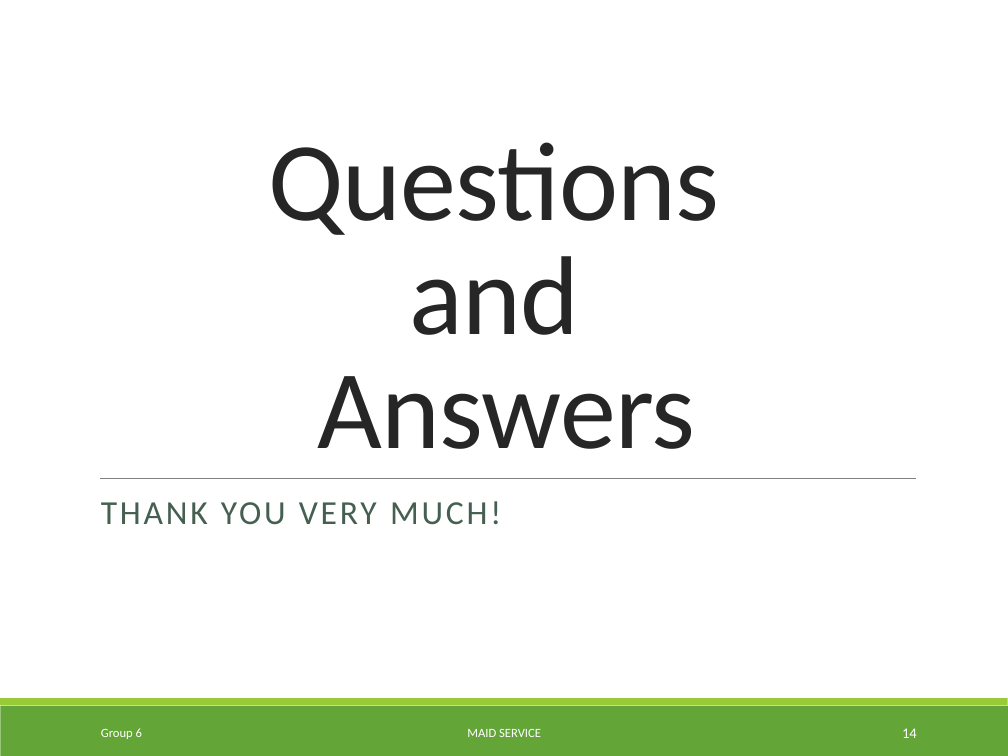
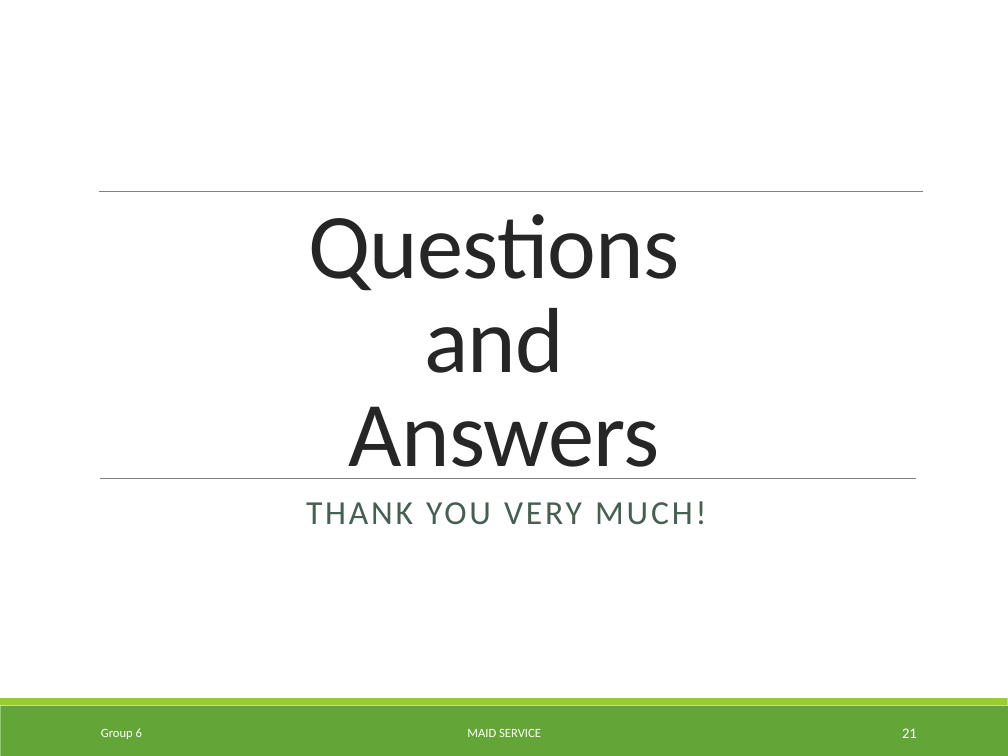
Before and after one commit to TuanBT/ms-website, a slide deck: slide 21 of 06.Personal Archives/02.TuyenMQ/MS_Slide.pptx (slide 14 before the commit). Drawn at 1008x756 pixels with LibreOffice and Linux fonts; fonts in the diff are those of the drawing; background and template pictures are left out. Boxes give left, top, right and bottom in pixels: in the first picture for what was removed or moved away, otherwise in the second. Text is boxed around its words. In the diff, an @@ line names an element or a change of style, - is before the commit and + after.

```diff
--- a/06.Personal Archives/02.TuyenMQ/MS_Slide.pptx
+++ b/06.Personal Archives/02.TuyenMQ/MS_Slide.pptx
@@ line added from (99, 192) to (922, 192), #808080 0.5 pt @@
@@ title "Questions and Answers": place and size @@
-title "Questions and Answers" at [268, 142, 720, 449]
+title "Questions and Answers" at [308, 214, 680, 479]
@@ title "Questions and Answers" at [308, 214, 680, 479]: size 80 to 66 pt @@
@@ text "THANK YOU VERY MUCH!" at [306, 501, 706, 525]: alignment left to centre @@
@@ page number at [902, 728, 917, 738]: text changed @@
-14
+21
```
Also in this commit, not shown: 10 other slides changed, 9 slides added, 2 slides removed.
